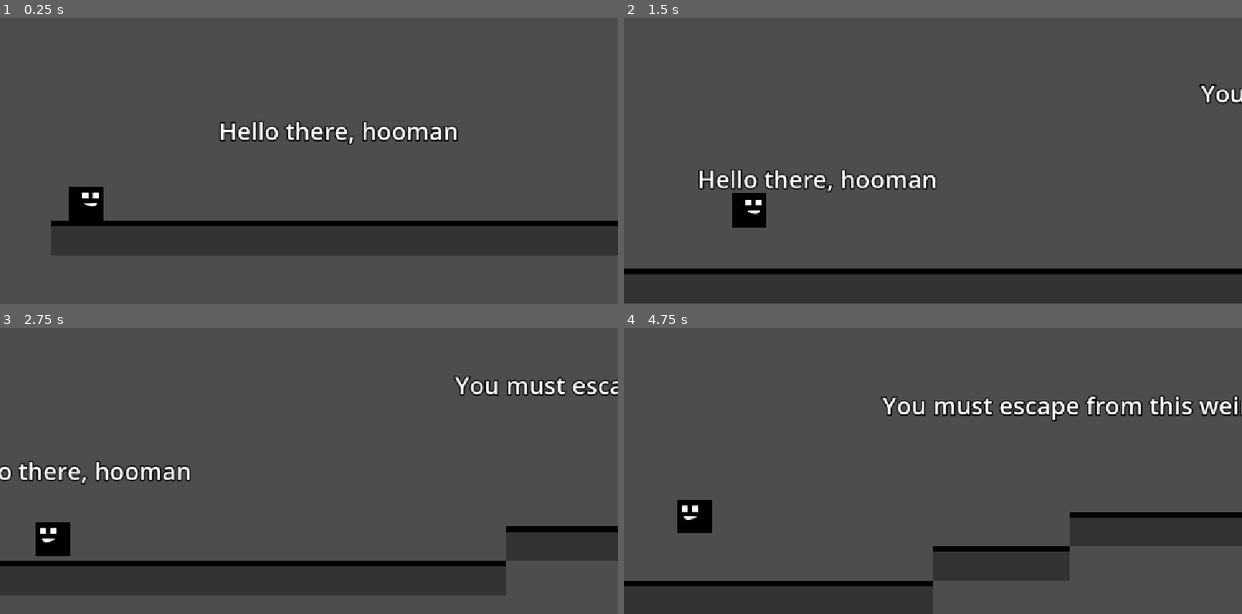
Above: before the commit, frames 1-4 (two rows, left to right).
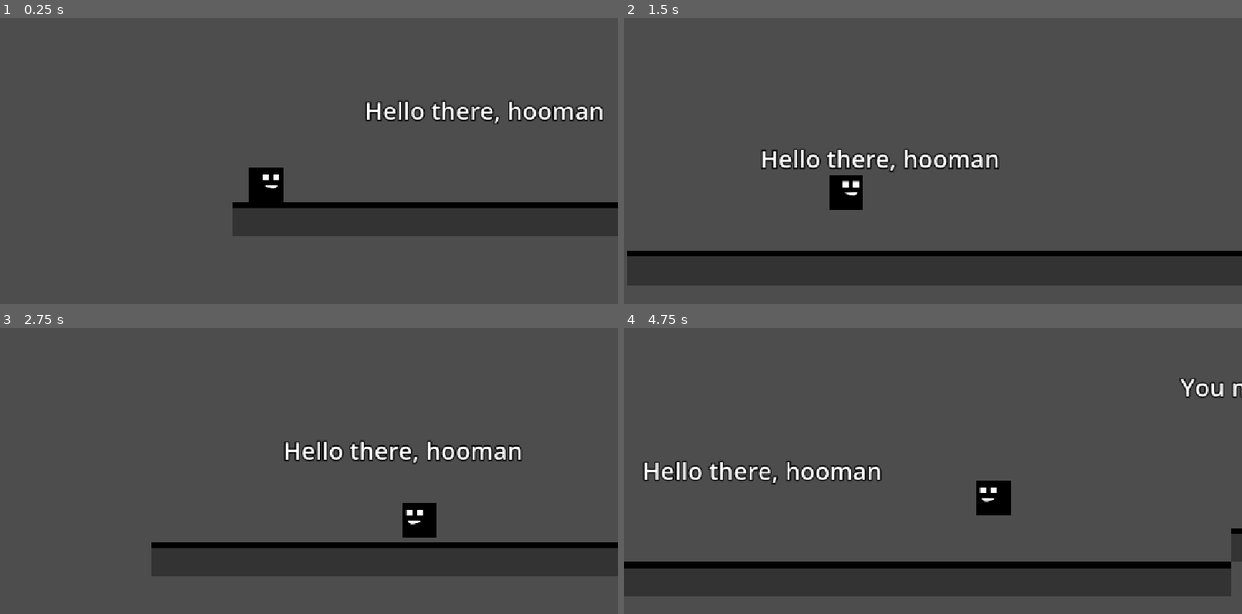
Above: after the commit, the same moments.

Repository: arkahafidz/jumpstart-arka
Game: Godot game, scene res://main.tscn
Same seed, same stepped clock (60 frames per second), same inputs: the game is played once before the commit and once after it.
Inputs (mouse positions are in pixels of both pictures, inside the frame that each line leads up to):
- Up to frame 1 (0.25 s): no input
- Up to frame 2 (1.5 s): tap Enter (ui_accept) at 0.5, 0.6 s; move the mouse to (1068, 112) at 0.52 s; hold D (right) from 0.53 s (still down); click (1068, 112) at 0.67 s; tap Space (jump) at 0.77, 0.8, 1.07, 1.35 s; move the mouse to (809, 146) at 1.27 s
- Up to frame 3 (2.75 s): tap Space (jump) at 1.52, 1.82, 2.3 s; tap Enter (ui_accept) at 1.55, 2.1 s; move the mouse to (370, 365) at 2.02 s; release D (right) at 2.03 s; hold A (left) from 2.03 s (still down)
- Up to frame 4 (4.75 s): move the mouse to (902, 511) at 2.77 s; release A (left) at 2.78 s; hold D (right) 2.78-4.28 s; tap Alt at 2.85 s; click (902, 511) at 2.92 s; tap Space (jump) at 3.02, 3.32, 3.77, 3.8, 4.07, 4.52 s; tap Enter (ui_accept) at 3.05, 4.35 s; move the mouse to (1118, 493) at 3.52 s; tap Shift at 3.6 s; move the mouse to (747, 388) at 4.27 s; hold A (left) from 4.28 s (still down)

The runs differ from the first frame. In frame 1, 17% of the frame differs, in the area x 8-100%, y 28-84%; in frame 2, 19%; in frame 3, 19%; in frame 4, 22%, in the area x 0-100%, y 17-100%.

Commit message:
Camera update: facing right and left

Diff:
--- a/main.tscn
+++ b/main.tscn
@@ -79,7 +79,7 @@
 shape = SubResource("RectangleShape2D_7dm0k")
 
 [node name="Camera2D" type="Camera2D" parent="Player" unique_id=365224718]
-position = Vector2(480, 424)
+position = Vector2(64, 458)
 position_smoothing_enabled = true
 
 [node name="TileMapLayer" type="TileMapLayer" parent="." unique_id=1830231973]
@@ -88,10 +88,10 @@
 
 [node name="Label" type="Label" parent="." unique_id=919280910]
 z_index = -1
-offset_left = 312.0
-offset_top = 393.0
-offset_right = 759.0
-offset_bottom = 456.0
+offset_left = 247.0
+offset_top = 389.0
+offset_right = 694.0
+offset_bottom = 452.0
 text = "Hello there, hooman"
 label_settings = SubResource("LabelSettings_pll8k")
 
--- a/scripts/player.gd
+++ b/scripts/player.gd
@@ -6,13 +6,22 @@
 @export var ACCELERATION: float = 2000.0
 @export var FRICTION: float = 1500.0
 
-# Referensi node Sprite (sesuaikan nama "Sprite2D" dengan yang ada di scene Anda)
+# Pengaturan Kamera Dinamis
+@export var CAMERA_LEAD_DISTANCE: float = 300.0  # Jarak diperbesar agar pandangan ke depan lebih luas
+@export var CAMERA_SMOOTH_SPEED: float = 4.0     # Sedikit diturunkan agar pergerakan terasa lebih cinematic
+
+# Referensi node berdasarkan scene Anda
 @onready var sprite_2d: AnimatedSprite2D = $AnimatedSprite2D
+@onready var camera_2d: Camera2D = $Camera2D
+
+# Menyimpan target posisi horizontal kamera
+var target_camera_x: float = 0.0
 
 func _physics_process(delta: float) -> void:
 	apply_gravity(delta)
 	handle_jump()
 	handle_movement(delta)
+	handle_camera(delta) # Memanggil fungsi kontrol kamera
 	move_and_slide()
 
 func apply_gravity(delta: float) -> void:
@@ -20,20 +29,27 @@
 		velocity += get_gravity() * delta
 
 func handle_jump() -> void:
-	# Menggunakan "ui_accept" atau buat custom action "jump" di Project Settings
 	if Input.is_action_just_pressed("jump") and is_on_floor():
 		velocity.y = JUMP_VELOCITY
 
 func handle_movement(delta: float) -> void:
-	# Menggunakan ui_left dan ui_right bawaan jika Anda belum membuat custom action
 	var direction := Input.get_axis("left", "right")
 
 	if direction != 0:
-		# Bergerak halus menuju kecepatan maksimal menggunakan akselerasi
 		velocity.x = move_toward(velocity.x, direction * SPEED, ACCELERATION * delta)
-		# Mengubah arah hadap sprite berdasarkan input arah
 		if sprite_2d:
 			sprite_2d.flip_h = (direction < 0)
 	else:
-		# Berhenti secara halus menggunakan friksi/gesekan saat tidak ada input
 		velocity.x = move_toward(velocity.x, 0, FRICTION * delta)
+
+	# Kamera mengikuti arah hadap karakter, bukan hanya saat tombol ditekan
+	if sprite_2d:
+		if sprite_2d.flip_h:
+			target_camera_x = -CAMERA_LEAD_DISTANCE # Menghadap kiri, kamera ke kiri
+		else:
+			target_camera_x = CAMERA_LEAD_DISTANCE  # Menghadap kanan, kamera ke kanan
+
+func handle_camera(delta: float) -> void:
+	if camera_2d:
+		# Menggeser posisi X kamera secara halus (lerp) menuju target_camera_x
+		camera_2d.position.x = lerp(camera_2d.position.x, target_camera_x, CAMERA_SMOOTH_SPEED * delta)
